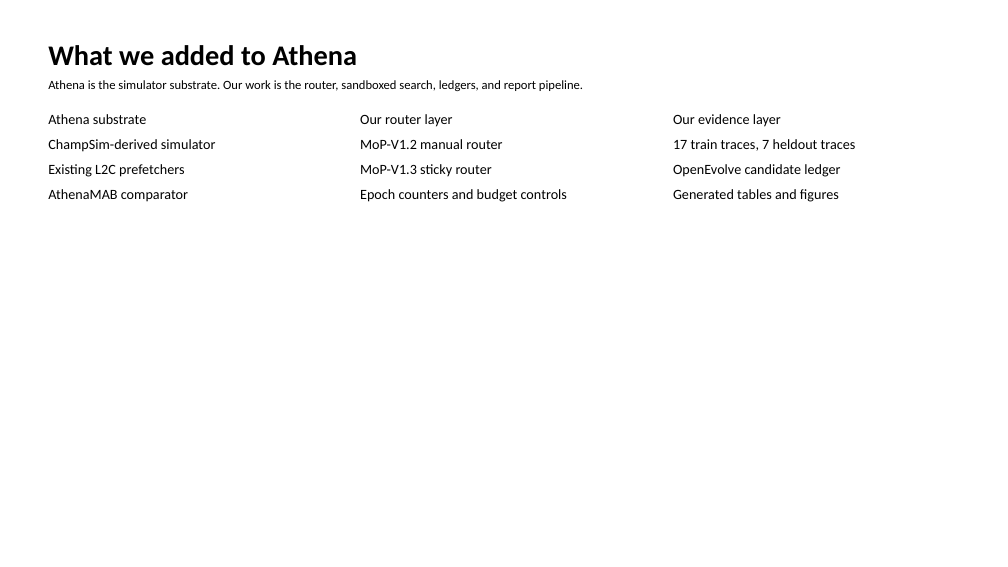
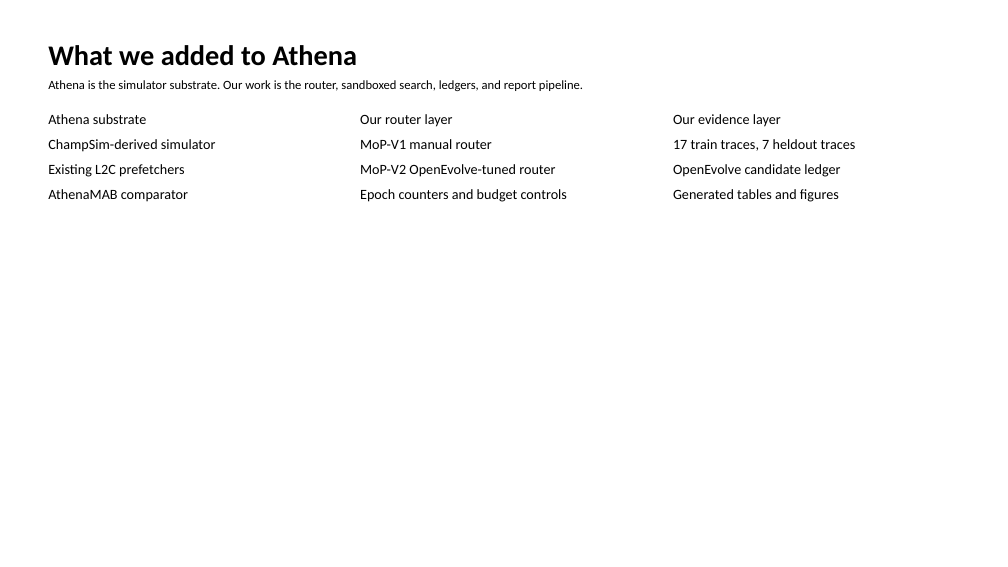
Before and after one commit to GithuBarry/Mixture-of-Prefetchers, a slide deck: slide 2 of slides/mop_stage2_final/output/output.pptx. Drawn at 1008x567 pixels with LibreOffice and Linux fonts; fonts in the diff are those of the drawing. Boxes give left, top, right and bottom in pixels: in the first picture for what was removed or moved away, otherwise in the second. Text is boxed around its words. In the diff, an @@ line names an element or a change of style, - is before the commit and + after.

Commit message:
Finalize MoP OpenEvolve report artifacts

```diff
--- a/slides/mop_stage2_final/output/output.pptx
+++ b/slides/mop_stage2_final/output/output.pptx
@@ text at box(360, 139, 492, 149): text changed @@
-MoP-V1.2 manual router
+MoP-V1 manual router
@@ text at box(360, 164, 555, 177): text changed @@
-MoP-V1.3 sticky router
+MoP-V2 OpenEvolve-tuned router
```
Also in this commit, not shown: 7 other slides changed, 30 other files.
